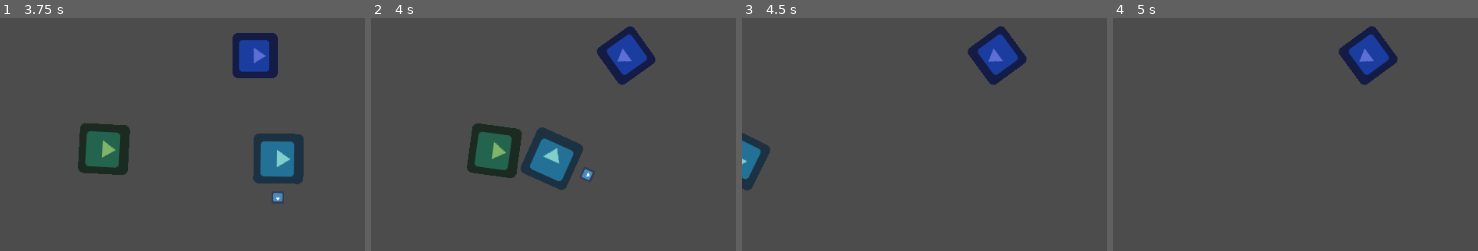
Above: before the commit, frames 1-4 (left to right).
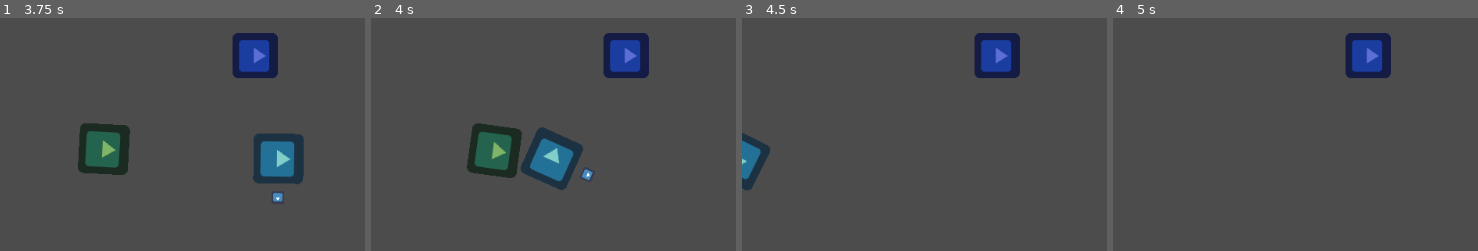
Above: after the commit, the same moments.

Repository: moisesjbc/spain-game-dev-jam-3
Game: Godot game, scene res://gameplay/main/main.tscn
Same seed, same stepped clock (60 frames per second), same inputs: the game is played once before the commit and once after it. The engine's default icon, where the game draws it, is replaced by a stand-in: a white triangle on a blue panel in a dark square.
Inputs (mouse positions are % of the whole screen's width and height, from its top left):
- Up to frame 1 (3.75 s): move the mouse to (74, 45) at 0.52 s; hold Right (ui_right) 0.53-1.28 s; move the mouse to (28, 55) at 1.27 s; hold Down (ui_down) 1.28-2.03 s; move the mouse to (60, 28) at 2.02 s; hold Right (ui_right) 2.03-2.78 s; move the mouse to (44, 70) at 2.77 s; hold Up (ui_up) 2.78-3.53 s; move the mouse to (82, 65) at 3.52 s; hold Left (ui_left) from 3.53 s (still down)
- Up to frame 2 (4 s): keep holding Left (ui_left)
- Up to frame 3 (4.5 s): keep holding Left (ui_left); move the mouse to (17, 35) at 4.27 s
- Up to frame 4 (5 s): keep holding Left (ui_left)
The pictures show only the part of the screen within x 44-94%, y 25-75%; the shares and areas given below are measured in that part.

Frame 1 is identical in both runs. In frame 2, 1.3% of the frame differs, in the area x 61-79%, y 3-29%; in frame 3, 1.3%; in frame 4, 1.3%.

Commit message:
Activa torreta cuando le llega energía

Diff:
--- a/godot-project/gameplay/buildings/turret/turret.gd
+++ b/godot-project/gameplay/buildings/turret/turret.gd
@@ -3,14 +3,14 @@
 var targets_in_area = []
 var bullet_scene = preload("res://gameplay/items/bullet/bullet.tscn")
 var shoot_charging_timeout = 1
+var energy = 0
 
 
 func _on_influence_area_body_entered(body):
 	if 'phantoms' in body.get_groups():
 		targets_in_area.append(body)
-		if len(targets_in_area) == 1:
+		if energy > 0 and len(targets_in_area) == 1:
 			_prepare_shoot()
-
 
 
 func _on_influence_area_body_exited(body):
@@ -22,7 +22,7 @@
 
 
 func _physics_process(_delta):
-	if len(targets_in_area) > 0:
+	if energy > 0 and len(targets_in_area) > 0:
 		look_at(targets_in_area[0].global_position)
 
 
@@ -39,9 +39,18 @@
 		bullet.look_at(targets_in_area[0].global_position)
 
 		targets_in_area.remove(0)
-		if len(targets_in_area) > 0:
+		if energy and len(targets_in_area) > 0:
 			_prepare_shoot()
 
 
 func _on_shoot_charging_timer_timeout():
 	shoot()
+
+
+func set_energy(new_energy):
+	energy = new_energy
+	if energy == 0:
+		$shoot_charging_timer.stop()
+	if energy > 0:
+		if $shoot_charging_timer.is_stopped() and len(targets_in_area) > 0:
+			_prepare_shoot()
--- a/godot-project/gameplay/connections/connections.gd
+++ b/godot-project/gameplay/connections/connections.gd
@@ -5,6 +5,11 @@
 
 func add_connection(building_0, building_1):
 	_connections.append([building_0, building_1])
+	if 'generators' in building_0.get_groups() and 'turrets' in building_1.get_groups():
+		building_1.set_energy(1)
+	elif 'generators' in building_1.get_groups() and 'turrets' in building_0.get_groups():
+		building_0.set_energy(1)
+
 
 
 func _physics_process(_delta):
